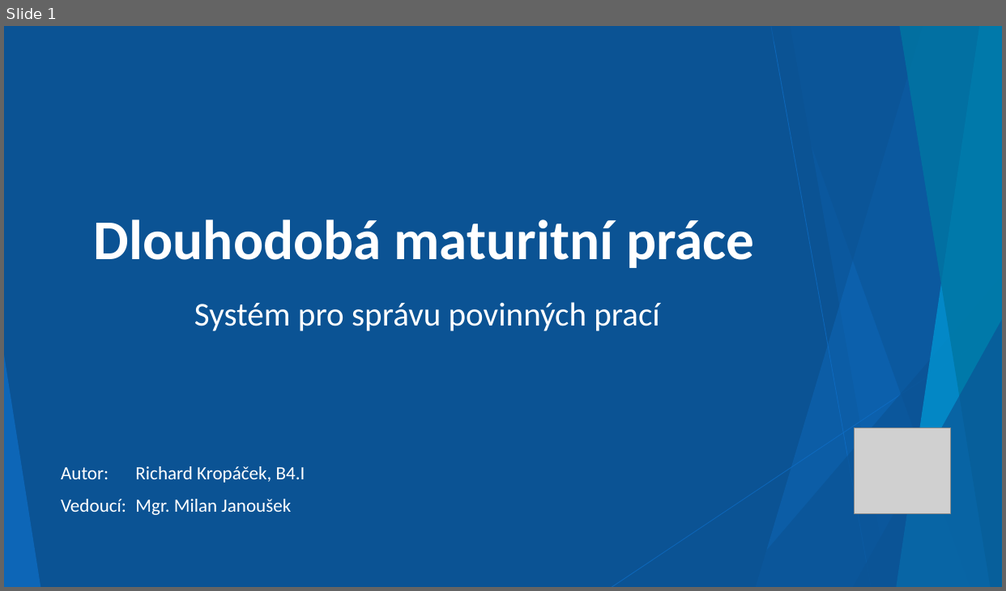
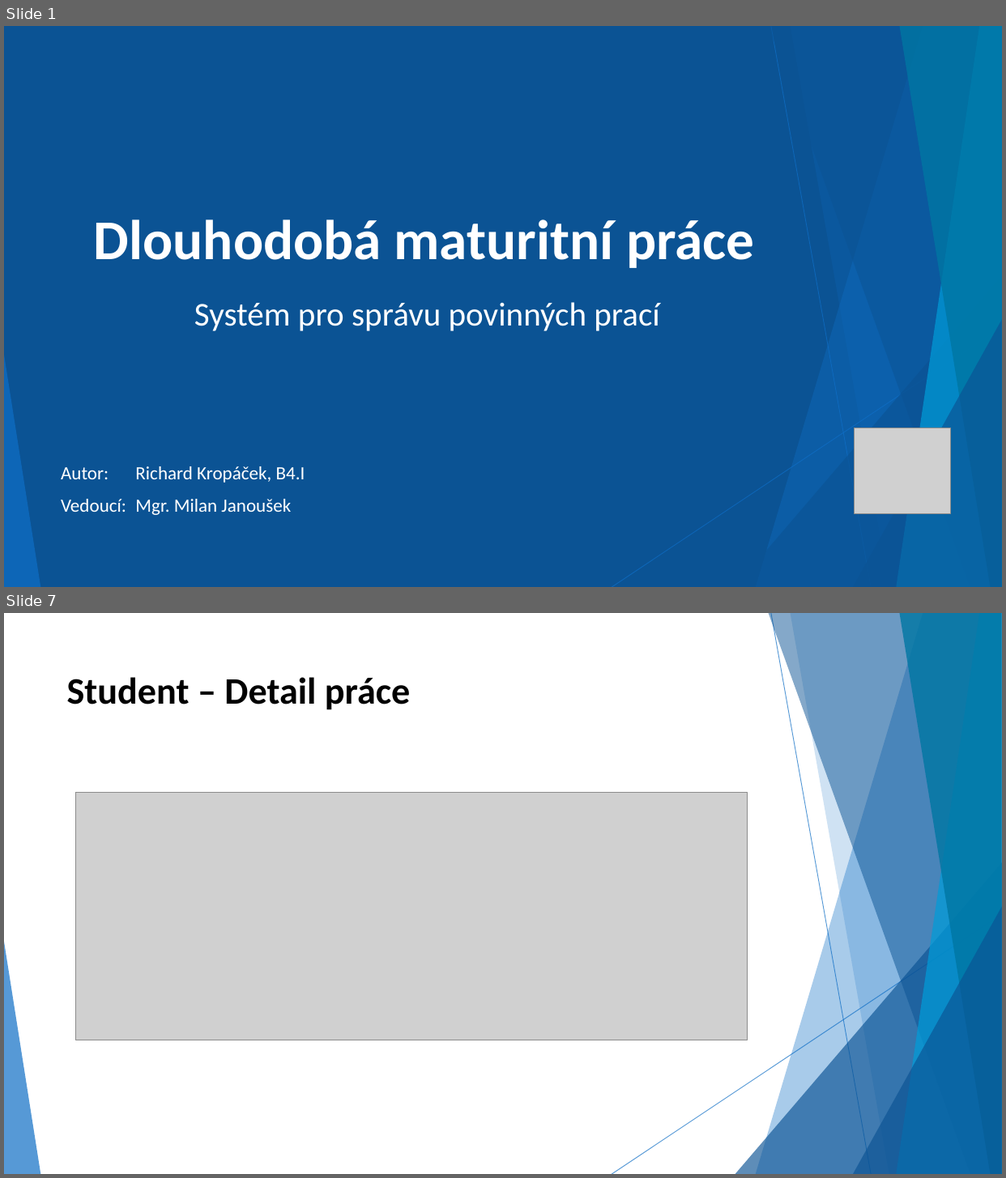
Before and after one commit to Kropi11/Maturitni-zkouska, a slide deck: Dlouhodoba maturitni prace/DMP-prezentace.pptx. Shown one above the other, each under a label of ours: slide 1 before the commit, slides 1 and 7 after it; the slides between them are not shown. The pictures are 1006x591 and 1006x1178 pixels, drawn with LibreOffice and Linux fonts; fonts in the diff are those of the drawing; grey boxes stand for pictures. Boxes give left, top, right and bottom in pixels: in the first picture for what was removed or moved away, otherwise in the second. Text is boxed around its words. In the diff, an @@ line names an element or a change of style, - is before the commit and + after.

```diff
--- a/Dlouhodoba maturitni prace/DMP-prezentace.pptx
+++ b/Dlouhodoba maturitni prace/DMP-prezentace.pptx
@@ slide 7 added at box(4, 613, 1002, 1174), background #FFFFFF; not listed: 9 template elements that a slide beside it also shows @@
@@ title added at box(67, 677, 410, 710), 36 pt, text #000000, bold @@
+Student – Detail práce
@@ picture added at box(76, 792, 748, 1040) @@
@@ triangle added at box(4, 942, 40, 1174), fill #0F6FC6 at 70% opacity @@
```
Also in this commit, not shown: 27 other slides added, 4 slides removed.
